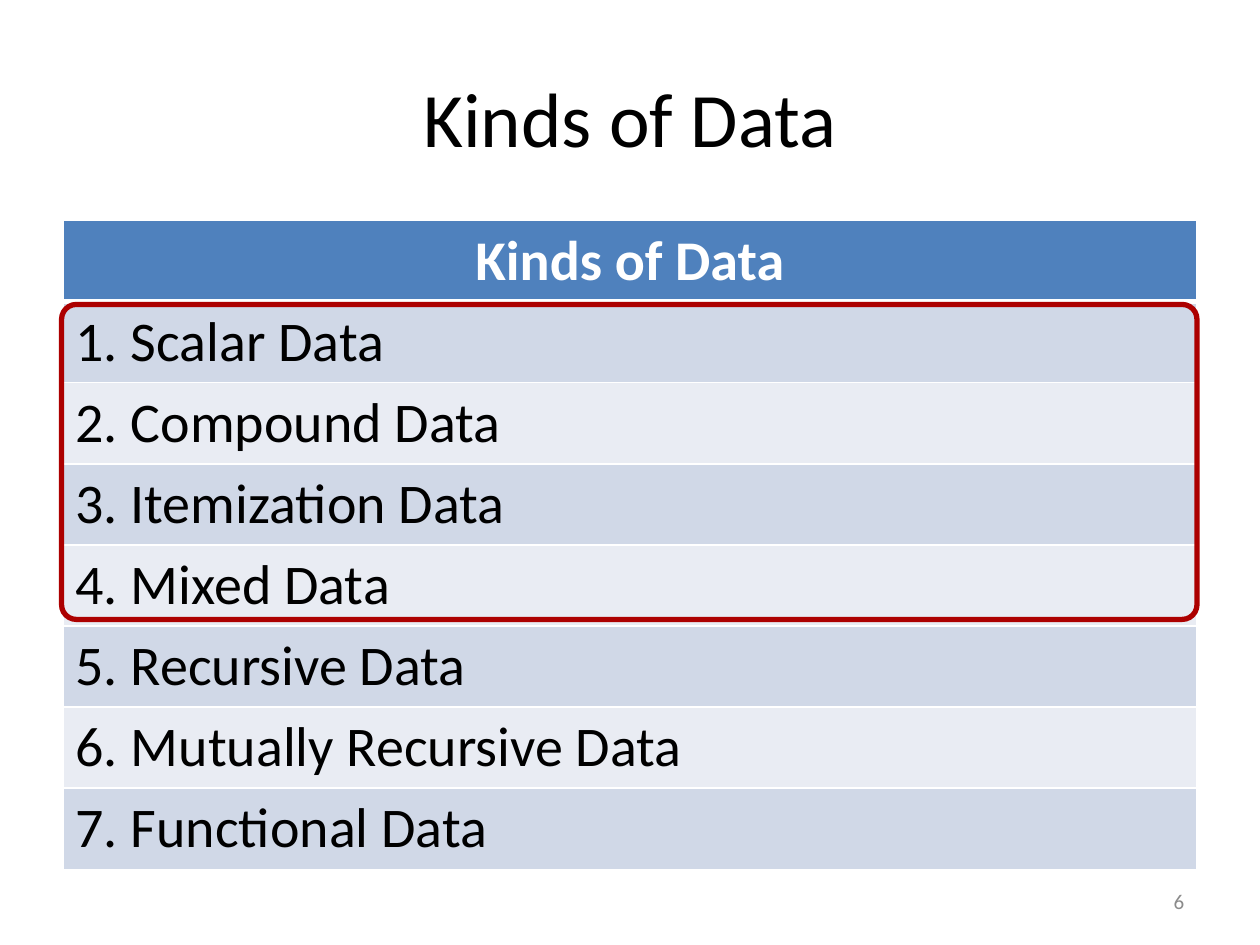
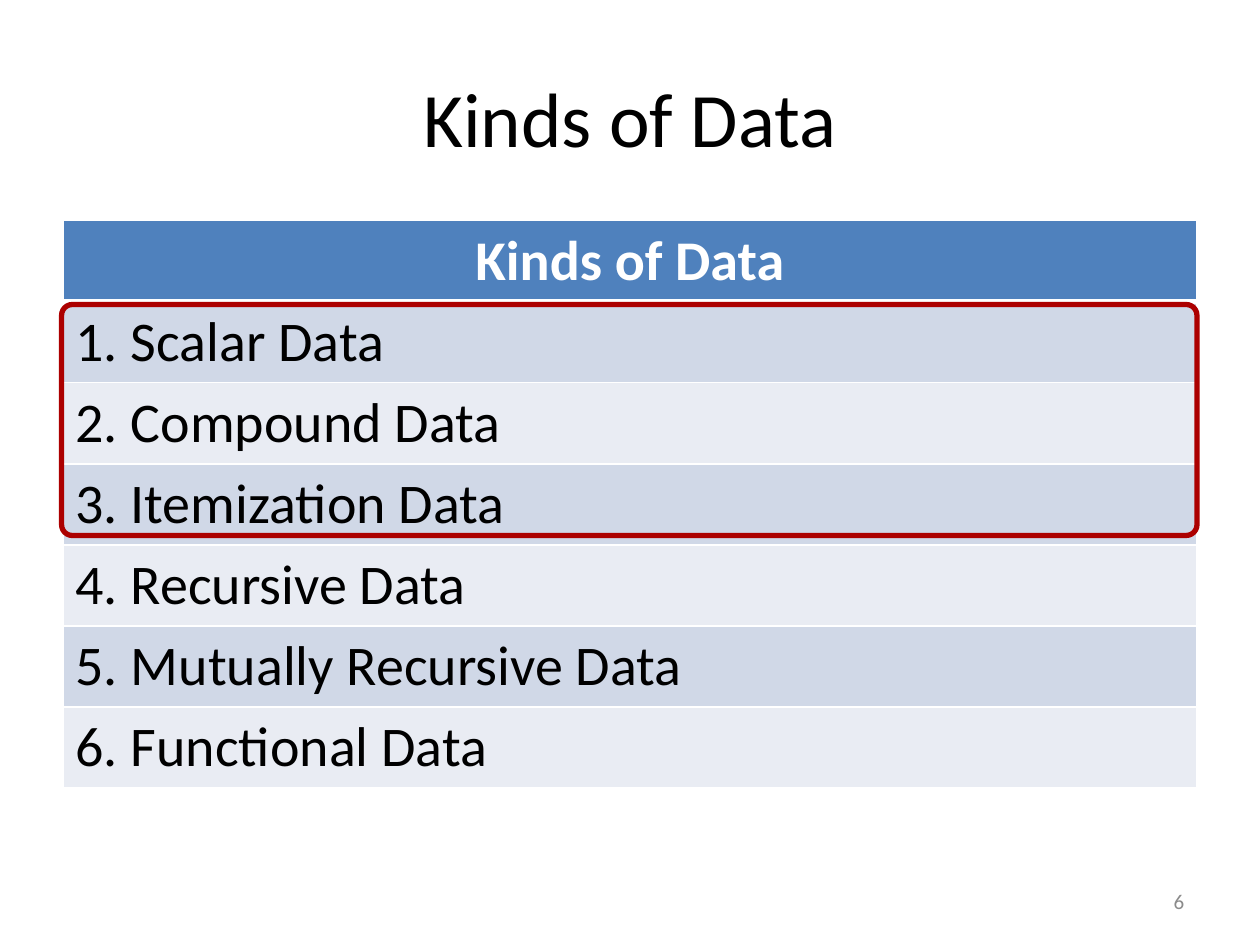
Before and after one commit to mwand/cs5010f17, a slide deck: slide 6 of Slides/Lesson 1.2 The Kinds of Data.pptx. Drawn at 1260x945 pixels with LibreOffice and Linux fonts; fonts in the diff are those of the drawing. Boxes give left, top, right and bottom in pixels: in the first picture for what was removed or moved away, otherwise in the second. Text is boxed around its words. In the diff, an @@ line names an element or a change of style, - is before the commit and + after.

Commit message:
tried to expunge 'mixed data'

```diff
--- a/Slides/Lesson 1.2 The Kinds of Data.pptx
+++ b/Slides/Lesson 1.2 The Kinds of Data.pptx
@@ table at <box>63,220,1197,779</box> @@
-row 5: 4. Mixed Data
-row 6: 5. Recursive Data
-row 7: 6. Mutually Recursive Data
-row 8: 7. Functional Data
+row 5: 4. Recursive Data
+row 6: 5. Mutually Recursive Data
+row 7: 6. Functional Data
@@ rounded rectangle: place and size @@
-rounded rectangle at <box>62,305,1197,620</box>
+rounded rectangle at <box>62,305,1197,536</box>
```
Also in this commit, not shown: 5 other slides changed, 2 slides added, 1 slide removed, 6 other files.
